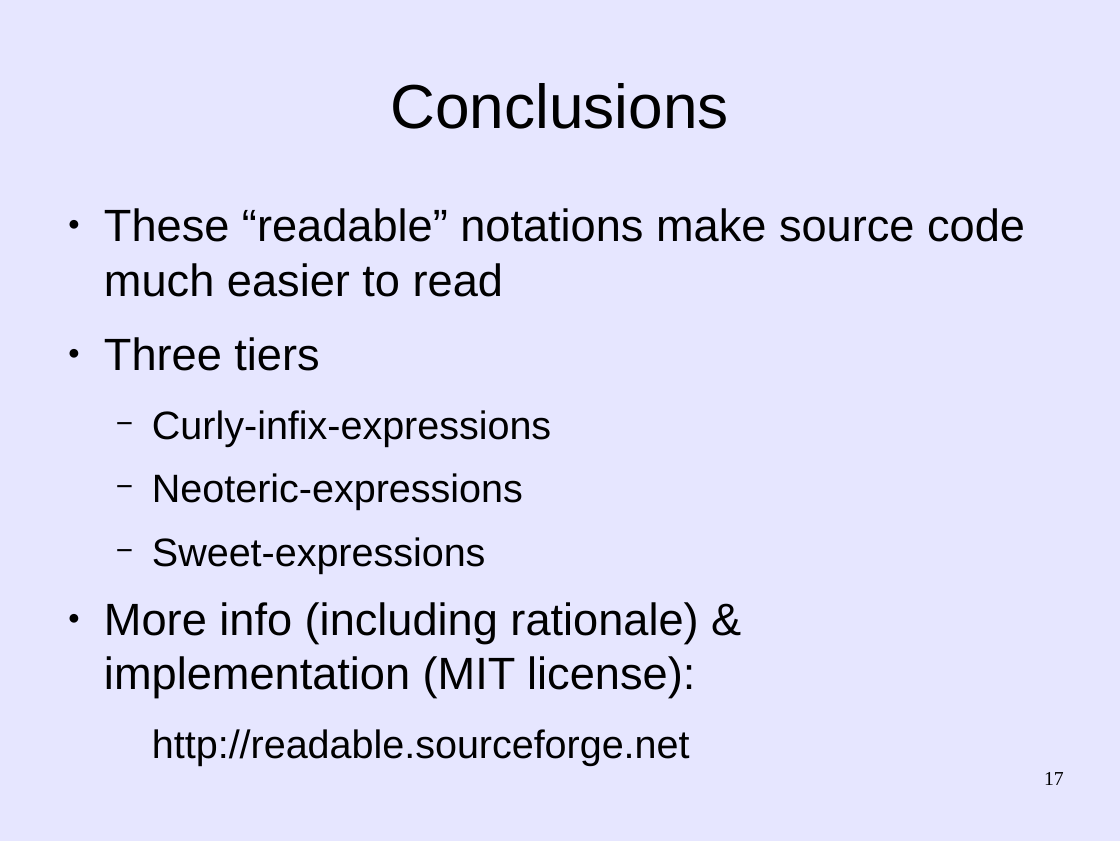
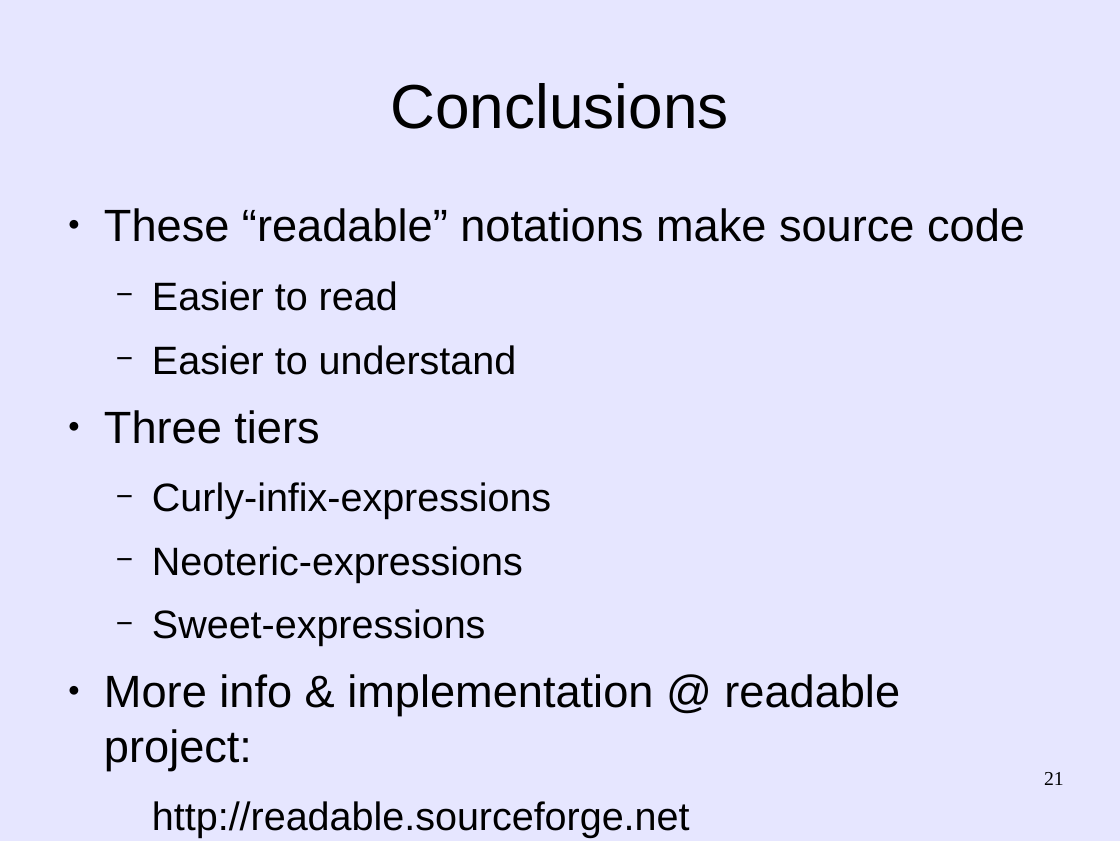
Before and after one commit to martin12333/Readable-Lisp-S-expressions, a slide deck: slide 21 of readable-s-expressions.odp (slide 17 before the commit). Drawn at 1120x841 pixels with LibreOffice and Linux fonts; fonts in the diff are those of the drawing. Boxes give left, top, right and bottom in pixels: in the first picture for what was removed or moved away, otherwise in the second. Text is boxed around its words. In the diff, an @@ line names an element or a change of style, - is before the commit and + after.

Commit message:
readable-s-expressions.odp: Refinements suggested by Arne Babenhauserheide
  - Modified .odp presentation, based on refinements suggested by
    Arne Babenhauserheide.  The .odp isn't the same as Arne's, but
    it splits the material into more slides, and uses some formats
    he suggested.

```diff
--- a/readable-s-expressions.odp
+++ b/readable-s-expressions.odp
@@ text at <box>104,208,1025,375</box>: text changed @@
-● These “readable” notations make source code much easier to read
+● These “readable” notations make source code
+  − Easier to read
+  − Easier to understand
@@ text at <box>104,674,900,770</box>: text changed @@
-● More info (including rationale) & implementation (MIT license):
+● More info & implementation @ readable project:
@@ page number at <box>1044,772,1064,785</box>: text changed @@
-17
+21
```
Also in this commit, not shown: 7 other slides changed, 4 slides added.
